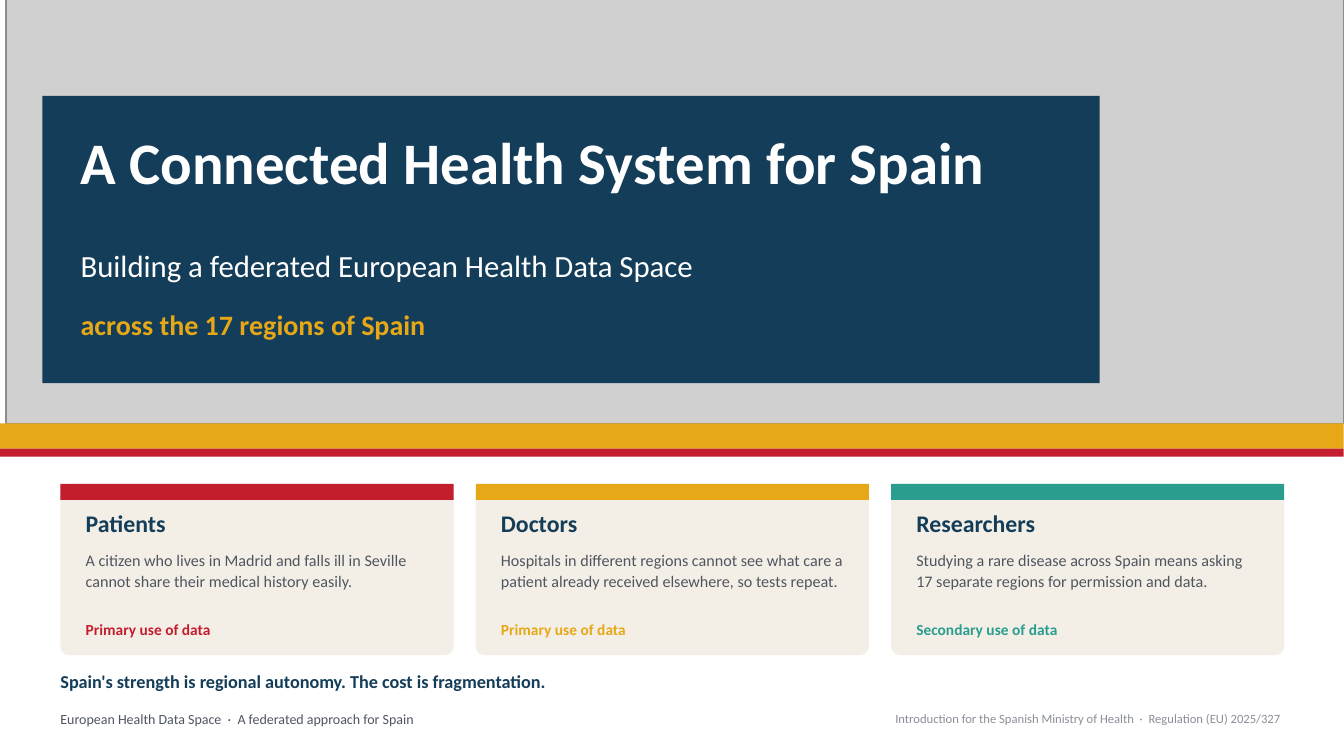
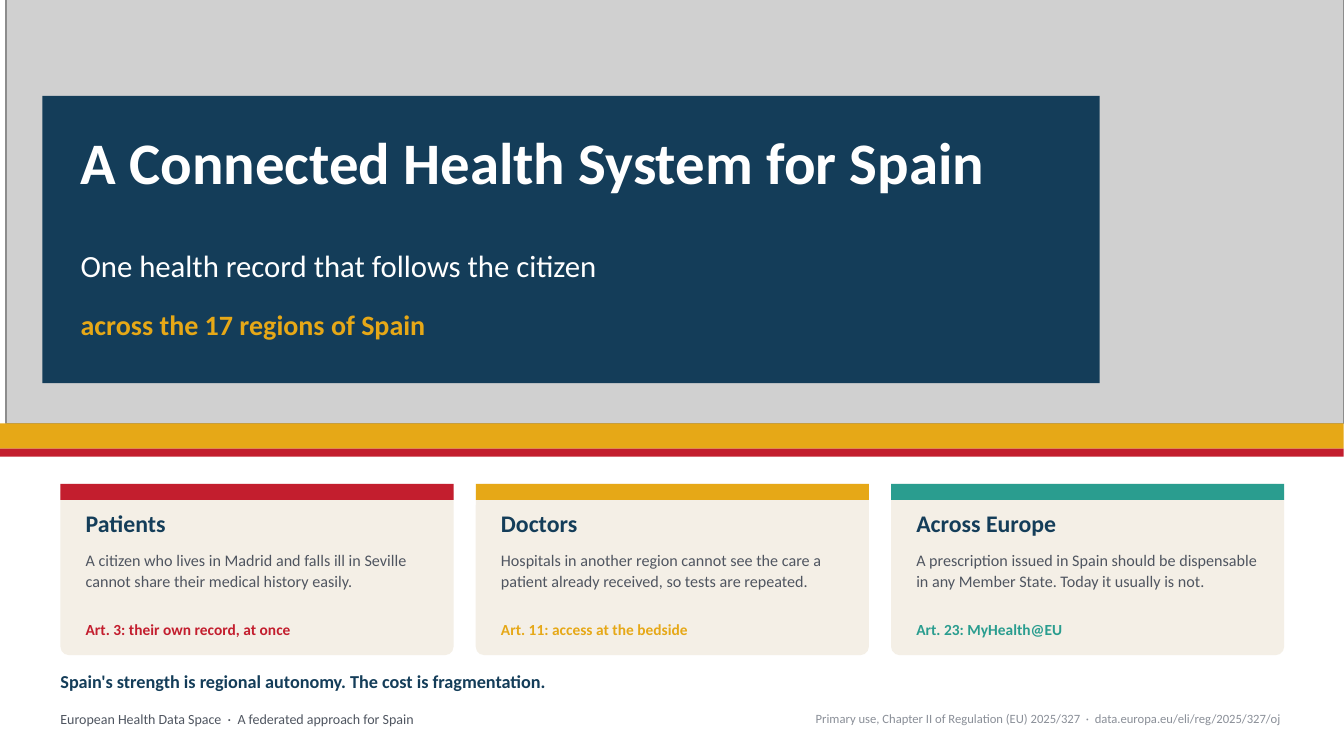
Before and after one commit to ma3u/MinimumViableHealthDataspacev2, a slide deck: slide 1 of docs/demos/spain-ehds-5-slides.pptx. Drawn at 1344x756 pixels with LibreOffice and Linux fonts; fonts in the diff are those of the drawing; grey boxes stand for pictures. Boxes give left, top, right and bottom in pixels: in the first picture for what was removed or moved away, otherwise in the second. Text is boxed around its words. In the diff, an @@ line names an element or a change of style, - is before the commit and + after.

Commit message:
docs(deck): point the five-slide deck at primary use, and make the art readable
Two problems with it. It was arguing secondary use, which is the long deck's
ground and the issue's, and its illustrations were too small to read from the
back of a room.

Primary use now: the citizen's seven rights in Art. 3 to 10, the six priority
categories with the 2029 and 2031 waves from Art. 14(1) and Annex I, and an
operating model cut for Chapter II, where the sovereign functions are the
digital health authority and the national contact point for digital health
rather than an access body issuing permits. The hook is the same shape as the
secondary-use one: Art. 19 names the authority and Art. 23 names the gateway,
and neither article says a word about who builds or runs them.

On size, the binding constraint was vertical. A 1.8in header leaves 5.1in of
height, and a 1.3:1 diagram in 5.1in is 6.7in wide, half a slide. So the header
is compressed to 1.4in and the primary-use diagram is drawn at 2.3:1, which
fills the full 12.13in width. The two photographs grow by 27 and 103 per cent in
area, and both are pulled out of the long deck at build time rather than copied
into the repository.

```diff
--- a/docs/demos/spain-ehds-5-slides.pptx
+++ b/docs/demos/spain-ehds-5-slides.pptx
@@ text at bbox=[81, 255, 596, 278]: text changed @@
-Building a federated European Health Data Space
+One health record that follows the citizen
@@ text at bbox=[916, 516, 1056, 536]: text changed @@
-Researchers
+Across Europe
@@ text at bbox=[501, 555, 821, 590]: text changed @@
-Hospitals in different regions cannot see what care a patient already received elsewhere, so tests repeat.
+Hospitals in another region cannot see the care a patient already received, so tests are repeated.
@@ text at bbox=[916, 555, 1257, 590]: text changed @@
-Studying a rare disease across Spain means asking 17 separate regions for permission and data.
+A prescription issued in Spain should be dispensable in any Member State. Today it usually is not.
@@ text at bbox=[86, 624, 291, 637]: text changed @@
-Primary use of data
+Art. 3: their own record, at once
@@ text at bbox=[501, 624, 687, 635]: text changed @@
-Primary use of data
+Art. 11: access at the bedside
@@ text at bbox=[916, 624, 1062, 638]: text changed @@
-Secondary use of data
+Art. 23: MyHealth@EU
@@ text at bbox=[816, 714, 1280, 725]: text changed @@
-Introduction for the Spanish Ministry of Health · Regulation (EU) 2025/327
+Primary use, Chapter II of Regulation (EU) 2025/327 · data.europa.eu/eli/reg/2025/327/oj
```
Also in this commit, not shown: 1 other slide changed, 3 slides added, 3 slides removed, 6 other files.
